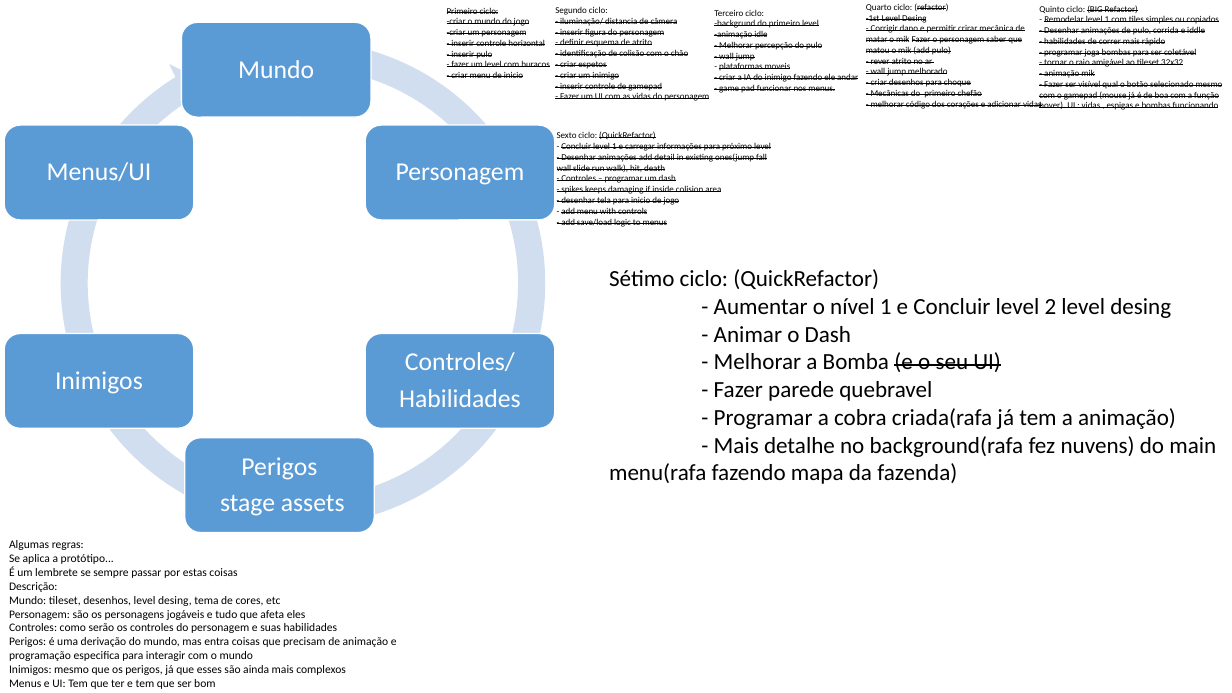
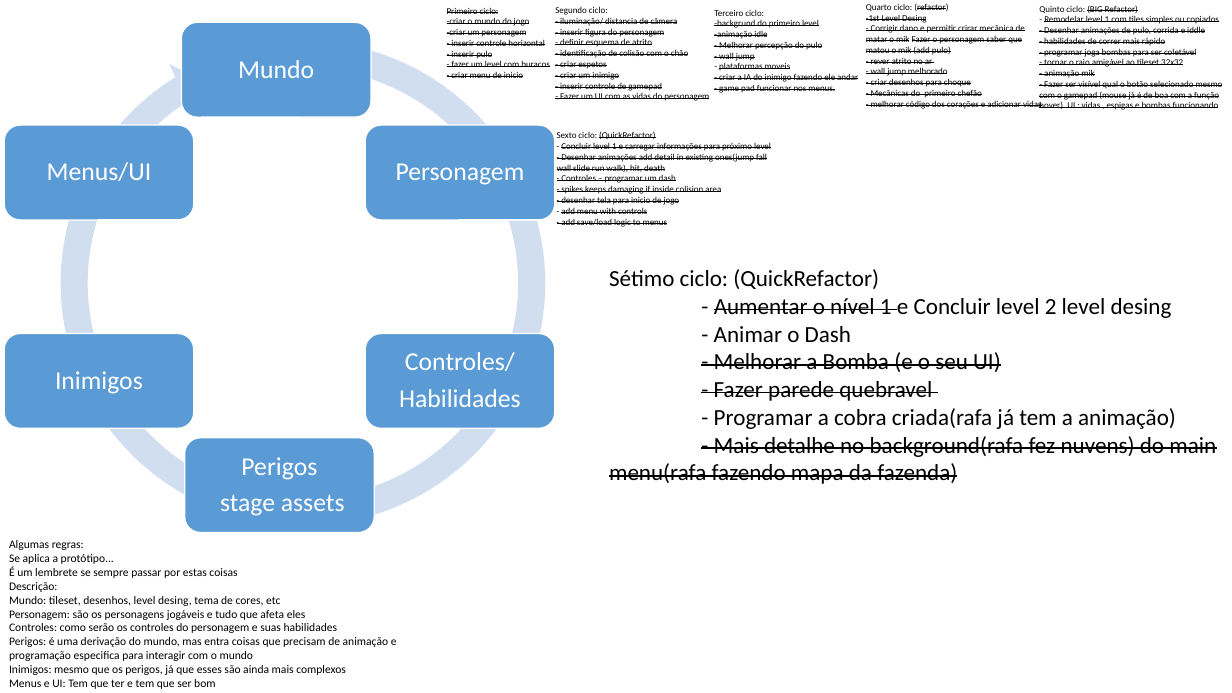
Before and after one commit to radfek/MilhoMen, a slide deck: slide 1 of Project Data/Ciclo de trabalho.pptx. Drawn at 1232x693 pixels with LibreOffice and Linux fonts; fonts in the diff are those of the drawing. Boxes give left, top, right and bottom in pixels: in the first picture for what was removed or moved away, otherwise in the second. Text is boxed around its words. In the diff, an @@ line names an element or a change of style, - is before the commit and + after.

Commit message:
Save/ load game improved for more than 1 level / level 2 design initiated

```diff
--- a/Project Data/Ciclo de trabalho.pptx
+++ b/Project Data/Ciclo de trabalho.pptx
@@ text at (609, 298, 1216, 484): strikethrough on in "Aumentar o nível 1", "- Melhorar a Bomba", "- Fazer parede quebravel", "- Mais detalhe no background(rafa fez nuvens) ..." @@
```
Also in this commit, not shown: 18 other files.
